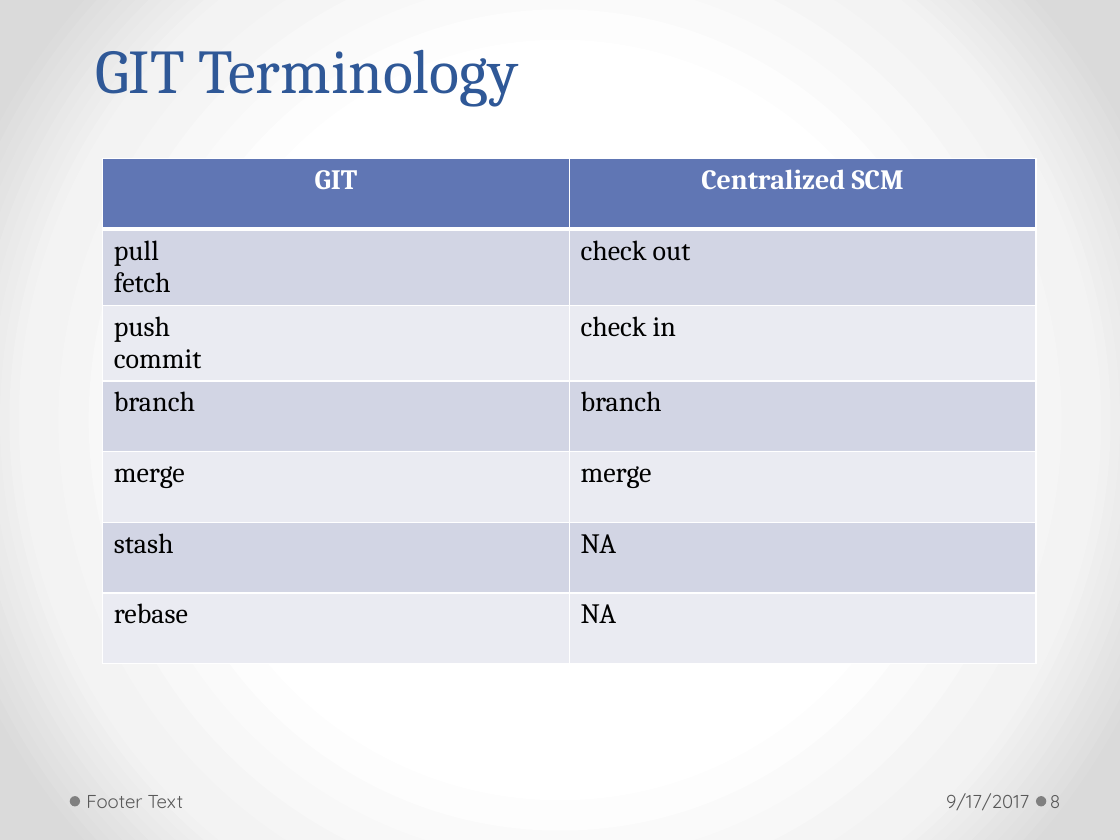
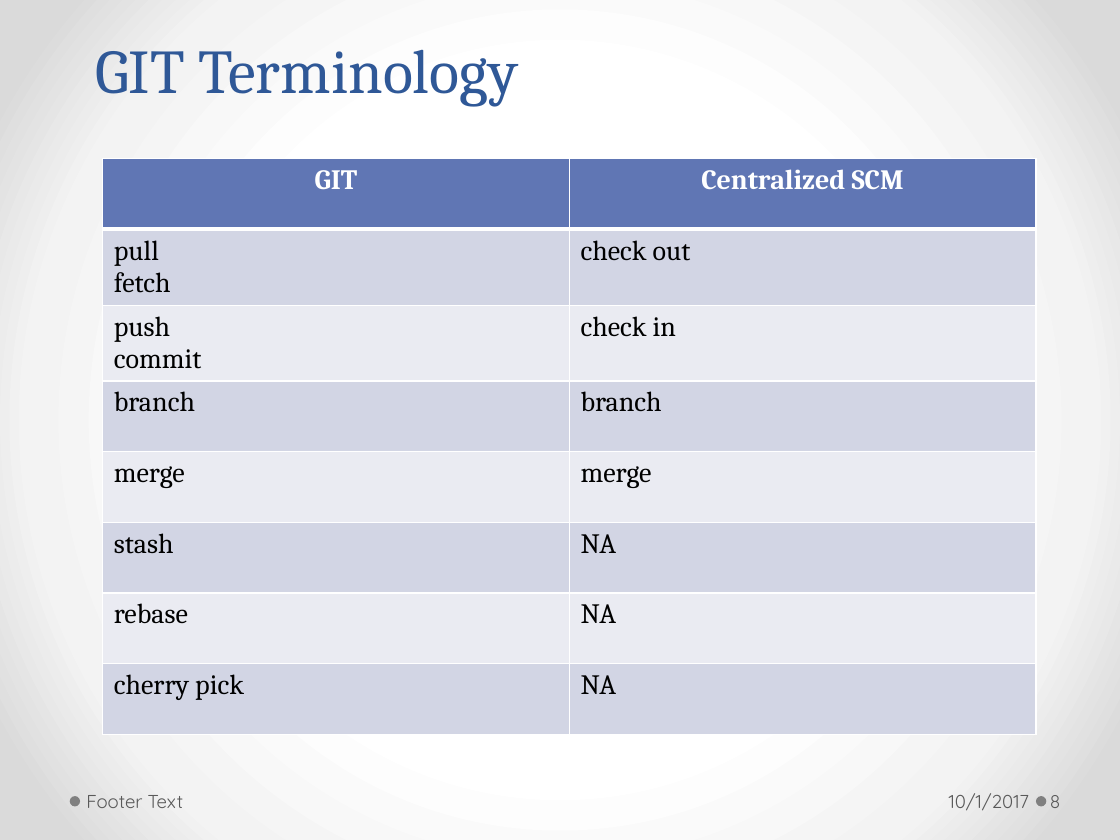
Before and after one commit to h-t-tran/brown, a slide deck: slide 8 of git/git.pptx. Drawn at 1120x840 pixels with LibreOffice and Linux fonts; fonts in the diff are those of the drawing. Boxes give left, top, right and bottom in pixels: in the first picture for what was removed or moved away, otherwise in the second. Text is boxed around its words. In the diff, an @@ line names an element or a change of style, - is before the commit and + after.

```diff
--- a/git/git.pptx
+++ b/git/git.pptx
@@ table at (103,159,1037,740) @@
+row 8: cherry pick | NA
@@ text at (949,793,1030,811): text changed @@
-9/17/2017
+10/1/2017
```
Also in this commit, not shown: 11 other slides changed, 4 slides removed, 1 other file.
